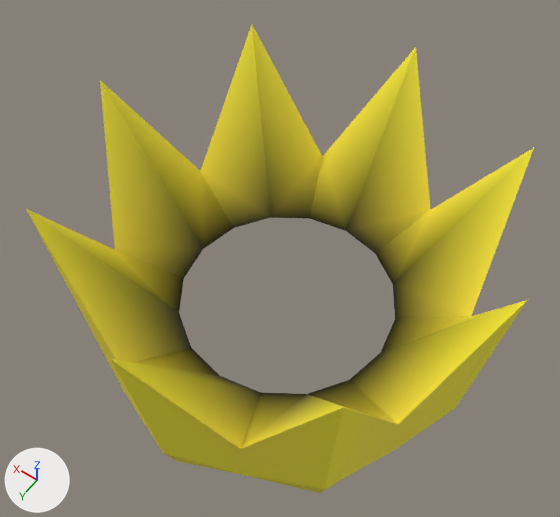
What one commit did to the glTF model public/assets/Crown.glb.
Camera for both pictures: a 50 mm camera at (-1.33, 1.92, 3.41) aimed at (0.04, 0.01, 0.41). Lighting does not change. The marker at lower left points along +X, +Y and +Z. Vertices at the same position are counted once.

In view in the first picture: 'Crown'.
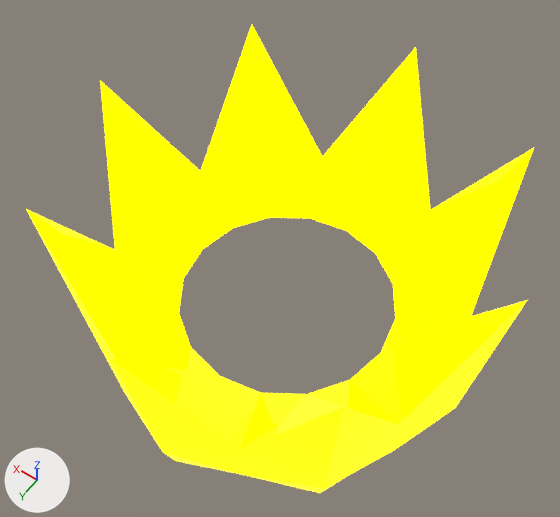
Pixel boxes [x1, y1, x2, y2] of what changed, in the pictures (560 x 517 px):
part 1 of me_cylinder, recoloured: [26, 25, 534, 493] in both

What changed in the scene script:
```text
Add mat_material_001:
    mat_material_001 = bpy.data.materials.new('Material.001')
    # nodes: BsdfPrincipled, Mix, OutputMaterial, VertexColor
    # colours: yellow #ffea00, yellow #b08a00
Change me_cylinder:
    where me_cylinder.from_pydata(...)  # 64 vertices, 128 faces; spans x -1.11..1.11, y -1.11..1.11, z -0.2..1.0
    used by ob_crown; location = (0.0, 0.0, 0.0)
    remove me_cylinder.materials.append(mat_defaultmaterial)
    me_cylinder part 1: 128 faces centred in x -0.99..0.99, y -0.99..0.99, z -0.12..0.44 are repainted in the vertex colours; the middle colour goes from yellow #fff130 to white #ffffff
    add me_cylinder.materials.append(mat_material_001)
```
